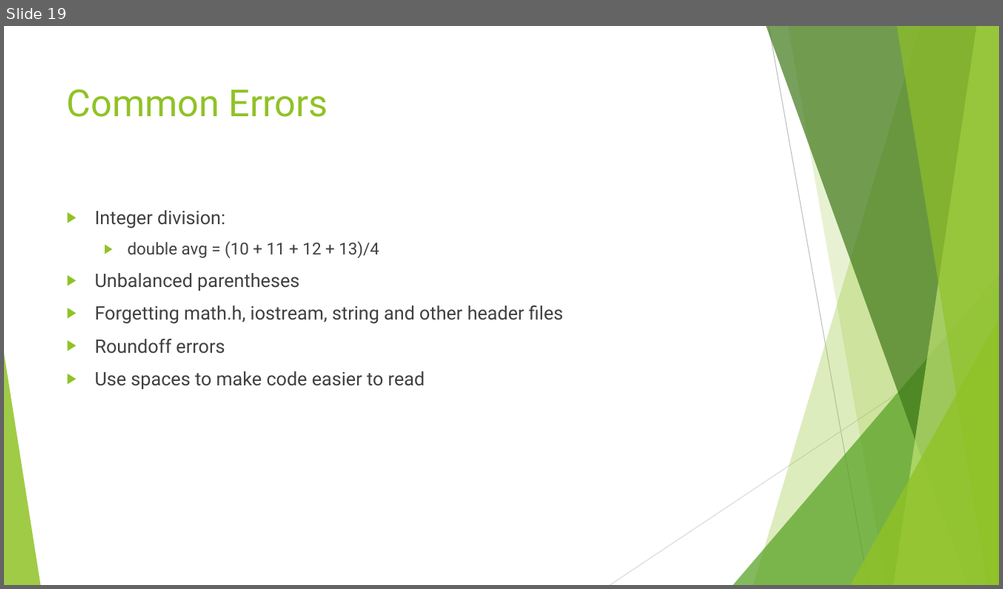
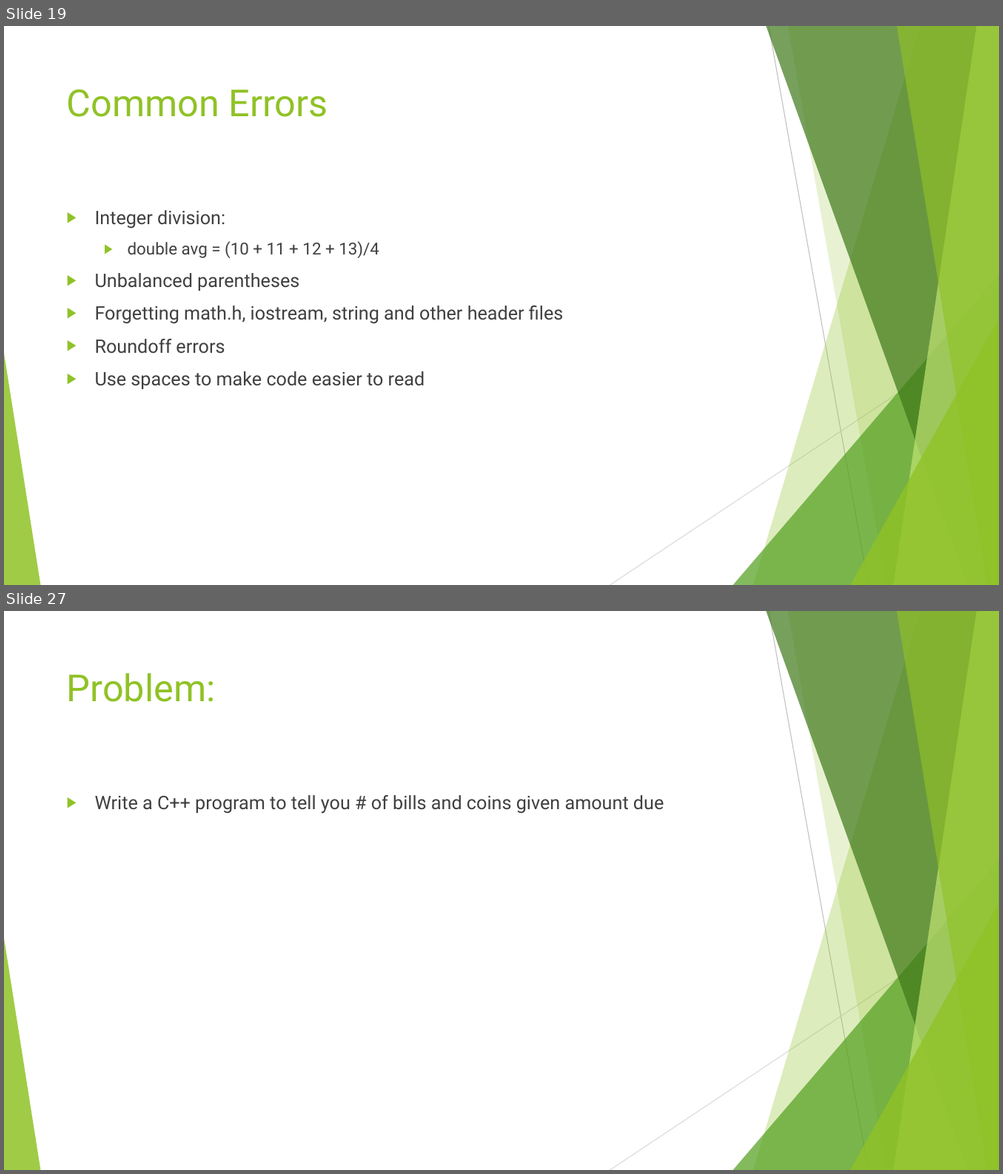
Before and after one commit to AnthemBolts/cpp-class, a slide deck: slides/Intro to C++ 2.pptx. Shown one above the other, each under a label of ours: slide 19 before the commit, slides 19 and 27 after it; the slides between them are not shown. The pictures are 1003x589 and 1003x1174 pixels, drawn with LibreOffice and Linux fonts; fonts in the diff are those of the drawing. Boxes give left, top, right and bottom in pixels: in the first picture for what was removed or moved away, otherwise in the second. Text is boxed around its words. In the diff, an @@ line names an element or a change of style, - is before the commit and + after.

```diff
--- a/slides/Intro to C++ 2.pptx
+++ b/slides/Intro to C++ 2.pptx
@@ slide 27 added at bbox=[4, 611, 999, 1170], background #FFFFFF; not listed: 10 template elements that a slide beside it also shows @@
@@ title added at bbox=[67, 673, 216, 702], 36 pt, text #90C226 @@
+Problem:
@@ text added at bbox=[95, 795, 663, 814], 18 pt, text #404040 @@
+▶ Write a C++ program to tell you # of bills and coins given amount due
```
Also in this commit, not shown: 2 slides changed, 7 other slides added.
